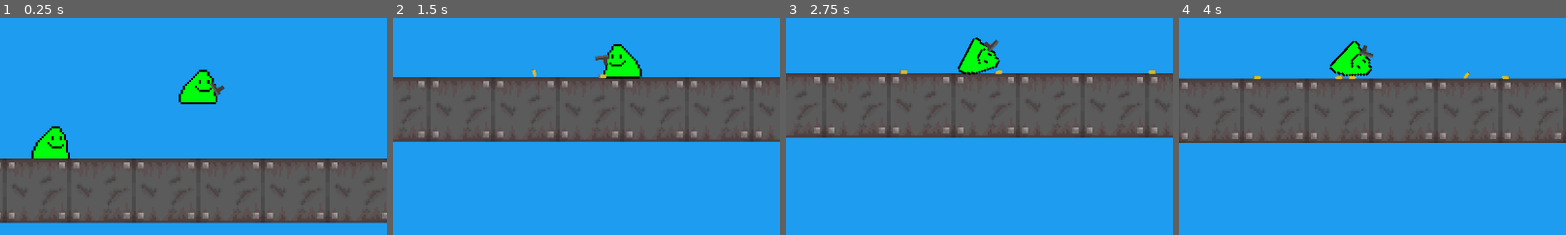
Above: before the commit, frames 1-4 (left to right).
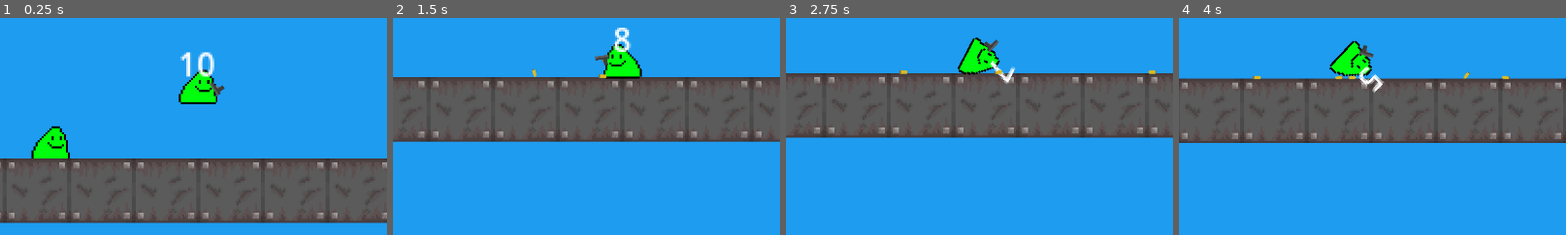
Above: after the commit, the same moments.

Repository: a0fefd/blobs-with-guns-remastered
Game: Godot game, scene res://scenes/levels/world.tscn
The game is run twice, just before and just after one commit, with the same random seed, the same clock (stepped at 60 frames per second) and the same inputs.
Inputs (mouse positions are % of the whole screen's width and height, from its top left):
- Up to frame 1 (0.25 s): no input
- Up to frame 2 (1.5 s): move the mouse to (72, 45) at 0.52 s; click (72, 45) at 0.6 s; move the mouse to (30, 55) at 1.27 s; click (30, 55) at 1.35 s
- Up to frame 3 (2.75 s): move the mouse to (60, 28) at 2.02 s; click (60, 28) at 2.1 s
- Up to frame 4 (4 s): move the mouse to (45, 70) at 2.77 s; click (45, 70) at 2.85 s; move the mouse to (80, 65) at 3.52 s; click (80, 65) at 3.6 s
The pictures show only the part of the screen within x 24-74%, y 40-90%; the shares and areas given below are measured in that part.

The runs differ from the first frame. In frame 1, 0.5% of the frame differs, in the area x 46-56%, y 15-28%; in frame 2, 0.4%; in frame 3, 0.2%; in frame 4, 0.3%.

Commit message:
Add ammo display

Diff:
--- a/scenes/blobs/player.tscn
+++ b/scenes/blobs/player.tscn
@@ -16,3 +16,17 @@
 position_smoothing_speed = 10.0
 
 [node name="AudioListener2D" type="AudioListener2D" parent="Camera2D" index="0"]
+
+[node name="AmmoLabel" type="Label" parent="." index="4"]
+anchors_preset = 7
+anchor_left = 0.5
+anchor_top = 1.0
+anchor_right = 0.5
+anchor_bottom = 1.0
+offset_left = -20.0
+offset_top = -23.0
+offset_right = 20.0
+grow_horizontal = 2
+grow_vertical = 0
+text = "Ammo"
+horizontal_alignment = 1
--- a/scenes/guns/gun.tscn
+++ b/scenes/guns/gun.tscn
@@ -43,6 +43,22 @@
 "transitions": PackedFloat32Array(1),
 "update": 1,
 "values": [false]
+}
+
+[sub_resource type="Animation" id="Animation_gatvx"]
+resource_name = "reload"
+length = 0.5
+tracks/0/type = "value"
+tracks/0/imported = false
+tracks/0/enabled = true
+tracks/0/path = NodePath(".:rotation")
+tracks/0/interp = 1
+tracks/0/loop_wrap = true
+tracks/0/keys = {
+"times": PackedFloat32Array(0, 0.5),
+"transitions": PackedFloat32Array(1, 1),
+"update": 0,
+"values": [0.0, -12.5664]
 }
 
 [sub_resource type="Animation" id="Animation_3qays"]
@@ -100,22 +116,6 @@
 "values": [true, false]
 }
 
-[sub_resource type="Animation" id="Animation_gatvx"]
-resource_name = "reload"
-length = 0.5
-tracks/0/type = "value"
-tracks/0/imported = false
-tracks/0/enabled = true
-tracks/0/path = NodePath(".:rotation")
-tracks/0/interp = 1
-tracks/0/loop_wrap = true
-tracks/0/keys = {
-"times": PackedFloat32Array(0, 0.5),
-"transitions": PackedFloat32Array(1, 1),
-"update": 0,
-"values": [0.0, -12.5664]
-}
-
 [sub_resource type="AnimationLibrary" id="AnimationLibrary_xhcu1"]
 _data = {
 "RESET": SubResource("Animation_3mqgm"),
--- a/scripts/player.gd
+++ b/scripts/player.gd
@@ -6,6 +6,8 @@
 
 var guns := []
 var equipped_gun = null
+
+@onready var ammo_label: Label = get_node("AmmoLabel")
 
 
 func _ready():
@@ -18,6 +20,8 @@
 		flip()
 	elif sprite.scale.x != 1 and abs(rad_to_deg(get_angle_to(get_global_mouse_position()))) < 90:
 		flip()
+
+	ammo_label.text = str(equipped_gun.ammo_in_mag)
 
 
 func add_gun(gun_to_add):
